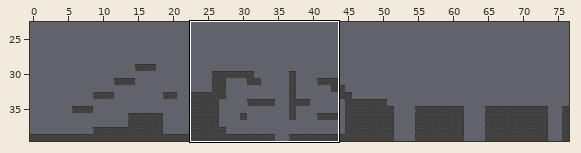
Tiled map -- data/maps/lvl1-1.tmx. The picture above shows the old version from afar; the outline marks the close-up.
Close-up. Old version:
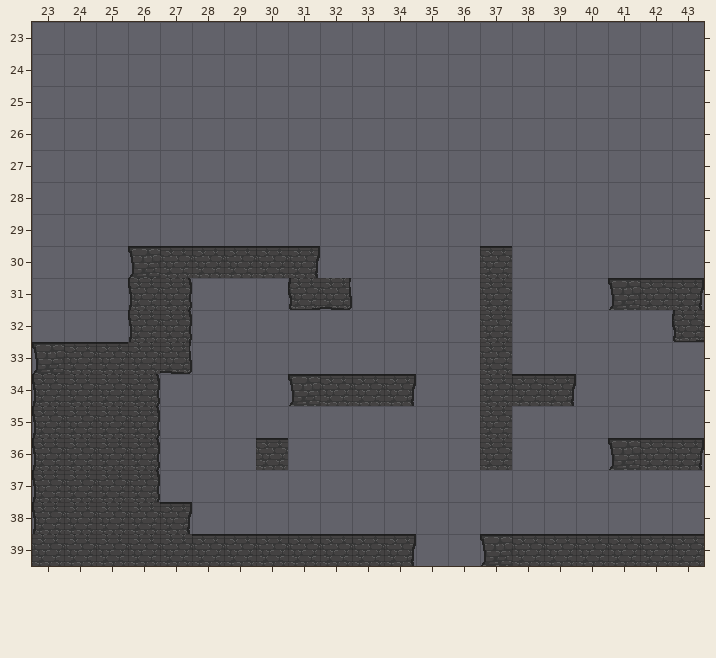
Cells are 32x32 px. Shown: x 23..43, y 23..39. The commit also changed other parts of the map, which this record leaves out.
Once edited:
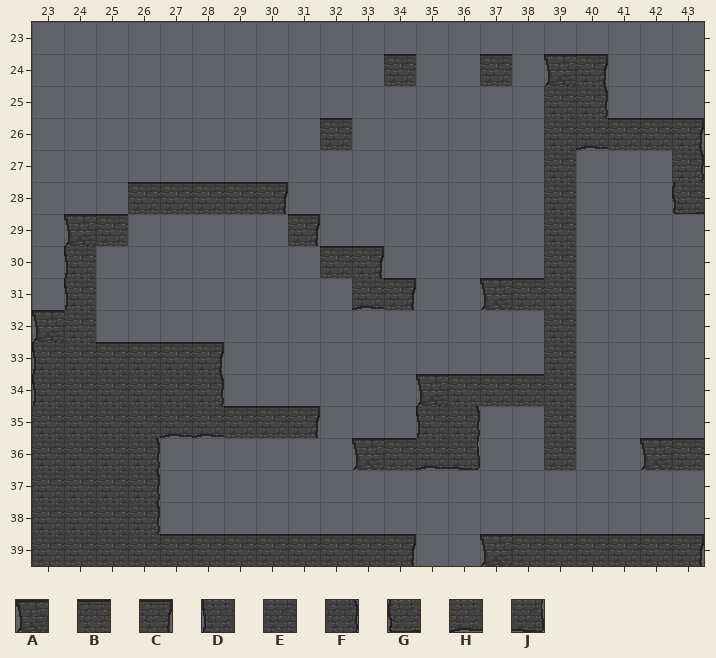
Key: from "timeweavertileset": A 0, B 1, C 2, D 3, E 4, F 5, G 6, H 7, J 8.
_ is an empty cell.
The edit:
Layer "ground":
The edit turns tile B into tile A in row 36 at x 42.
The edit turns tile E into tile A in row 31 at x 37.
There is now tile A in row 24 at x 39; in row 29 at x 24; in row 32 at x 23; in row 34 at x 35; in row 36 at x 33.
The edit turns tile C into tile B in row 36 at x 43.
The edit turns tile E into tile B in row 33 at x 26; in row 34 at x 37; in row 39 at x 27.
The edit turns tile J into tile B in row 33 at x 27.
There is now tile B in row 24 at x 34 and 37; in row 26 at x 32 and 41 to 42; in row 28 at x 26 to 29; in row 29 at x 25; in row 30 at x 32; in row 31 at x 38.
There is now tile B in row 34 at x 36; in row 35 at x 29 to 30; in row 36 at x 34.
The edit turns tile B into tile C in row 39 at x 43.
There is now tile C in row 24 at x 40; in row 26 at x 43; in row 28 at x 30; in row 29 at x 31; in row 30 at x 33; in row 31 at x 34.
There is now tile C in row 33 at x 28; in row 35 at x 31.
The edit turns tile A into tile D in row 33 at x 23.
There is now tile D in rows 30 to 31 at x 24; in row 35 at x 35.
The edit turns tile B into tile E in row 33 at x 24.
The edit turns tile C into tile E in row 34 at x 39.
The edit turns tile D into tile E in rows 35 to 38 at x 23.
The edit turns tile F into tile E in rows 34 to 35 at x 26.
There is now tile E in rows 25 to 31 at x 39; in row 32 at x 24 and 39; in row 33 at x 39; in row 34 at x 27; in rows 35 to 36 at x 39.
The edit turns tile E into tile F in row 38 at x 26.
There is now tile F in row 25 at x 40; in row 27 at x 43; in row 34 at x 28; in row 35 at x 36.
There is now tile G in row 28 at x 43.
There is now tile H in row 26 at x 40; in row 31 at x 33; in row 35 at x 27 to 28; in row 36 at x 35.
There is now tile J in row 36 at x 36.
The edit erases tile A in row 30 at x 26; in row 31 at x 41; in row 34 at x 31; in row 36 at x 41.
The edit erases tile B in row 30 at x 27 to 30 and 37; in row 31 at x 42; in row 34 at x 32 to 33; in row 36 at x 30.
The edit erases tile C in row 30 at x 31; in row 31 at x 43; in row 34 at x 34; in row 38 at x 27.
The edit erases tile D in rows 31 to 32 at x 26.
The edit erases tile E in rows 32 to 33 at x 37; in rows 35 to 36 at x 37.
The edit erases tile F in rows 31 to 32 at x 27.
The edit erases tile G in row 31 at x 31; in row 32 at x 43.
The edit erases tile J in row 31 at x 32.
